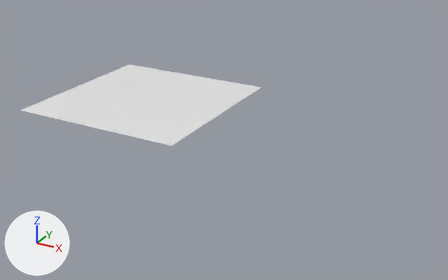
Two versions of the Blender file general/templates.blend, one commit apart.
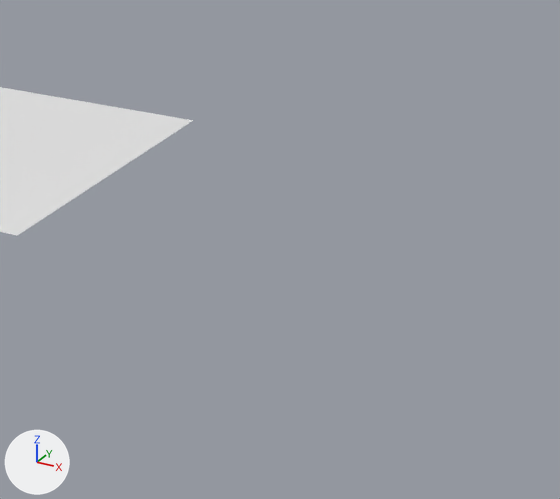
Old and new are each drawn whole from a 50 mm lens placed at (35.44, -22.83, 12.33), pointed at (20.76, 3.86, -1.01) and again close up on the part from 36% to 100% of the width and 9% to 100% of the height. The axes (+X, +Y, +Z) are drawn at lower left. The lights are the same throughout.

Script lines for the objects in view, before the commit:
```python
me_controlgridappend = bpy.data.meshes.new('ControlGridAppend')
me_controlgridappend.from_pydata(...)  # 16 vertices, 9 faces; spans x 0.0..10.0, y 0.0..10.0, z 0.0
ob_controlgrid = bpy.data.objects.new('ControlGrid', me_controlgridappend)
ob_controlgrid.location = (10.0, 0.0, 0.0)
```
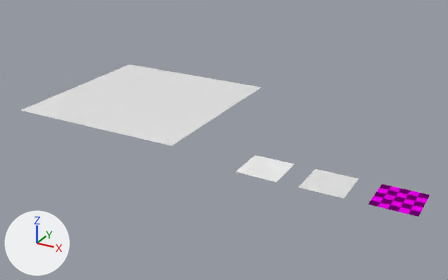
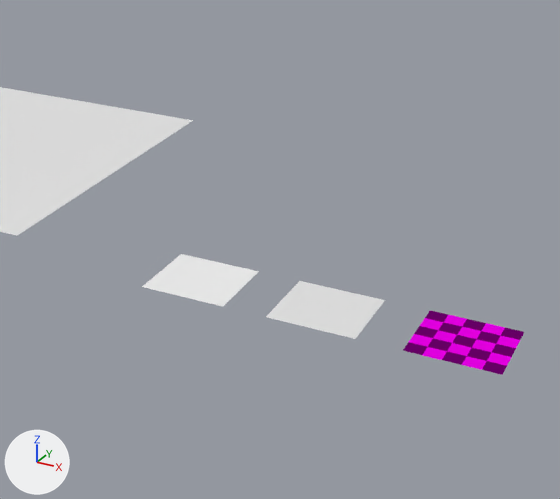
Changed parts and their boxes [x1, y1, x2, y2] in the close-ups (560 x 499 px):
```json
{"object": "ModelColorMaterialTesting", "change": "added", "after": [403, 310, 524, 375]}
{"object": "ModelMaterialTesting", "change": "added", "after": [266, 281, 385, 339]}
{"object": "PatchMaterialTesting", "change": "added", "after": [142, 254, 259, 307]}
```

Scene script edits in JSON lines:
```json
{"op": "add", "block": "mat_modelcolormaterialappend", "code": ["mat_modelcolormaterialappend = bpy.data.materials.new('ModelColorMaterialAppend')", "# nodes: Attribute, BsdfDiffuse, Mapping, OutputMaterial, TexChecker", "# colours: pink #e700e7, dark purple #690069"]}
{"op": "add", "block": "mat_patchmaterialappend", "code": ["mat_patchmaterialappend = diffuse_material('PatchMaterialAppend')", "mat_patchmaterialappend.base_color = (0.8, 0.8, 0.8)  # white #e7e7e7", "mat_patchmaterialappend.roughness = 1.0"]}
{"op": "add", "block": "mat_modelmaterialappend", "code": ["mat_modelmaterialappend = principled_material('ModelMaterialAppend')", "mat_modelmaterialappend.base_color = (0.8, 0.8, 0.8)  # white #e7e7e7"]}
{"op": "add", "block": "me_modelcolormaterialtesting", "code": ["me_modelcolormaterialtesting = bpy.data.meshes.new('ModelColorMaterialTesting')", "me_modelcolormaterialtesting.from_pydata(...)  # 4 vertices, 1 face; spans x -1.0..1.0, y -1.0..1.0, z 0.0", "me_modelcolormaterialtesting.materials.append(mat_modelcolormaterialappend)"]}
{"op": "add", "block": "me_patchmaterialtesting", "code": ["me_patchmaterialtesting = bpy.data.meshes.new('PatchMaterialTesting')", "me_patchmaterialtesting.from_pydata([(-1.0, -1.0, 0.0), (1.0, -1.0, 0.0), (-1.0, 1.0, 0.0), (1.0, 1.0, 0.0)], [], [(0, 1, 3, 2)])", "me_patchmaterialtesting.materials.append(mat_patchmaterialappend)  # white #e7e7e7"]}
{"op": "add", "block": "me_modelmaterialtesting", "code": ["me_modelmaterialtesting = bpy.data.meshes.new('ModelMaterialTesting')", "me_modelmaterialtesting.from_pydata([(-1.0, -1.0, 0.0), (1.0, -1.0, 0.0), (-1.0, 1.0, 0.0), (1.0, 1.0, 0.0)], [], [(0, 1, 3, 2)])", "me_modelmaterialtesting.materials.append(mat_modelmaterialappend)  # white #e7e7e7"]}
{"op": "add", "block": "ob_modelcolormaterialtesting", "code": ["ob_modelcolormaterialtesting = bpy.data.objects.new('ModelColorMaterialTesting', me_modelcolormaterialtesting)", "ob_modelcolormaterialtesting.location = (31.0, 0.0, 0.0)"]}
{"op": "add", "block": "ob_patchmaterialtesting", "code": ["ob_patchmaterialtesting = bpy.data.objects.new('PatchMaterialTesting', me_patchmaterialtesting)", "ob_patchmaterialtesting.location = (25.0, 0.0, 0.0)"]}
{"op": "add", "block": "ob_modelmaterialtesting", "code": ["ob_modelmaterialtesting = bpy.data.objects.new('ModelMaterialTesting', me_modelmaterialtesting)", "ob_modelmaterialtesting.location = (28.0, 0.0, 0.0)"]}
```
